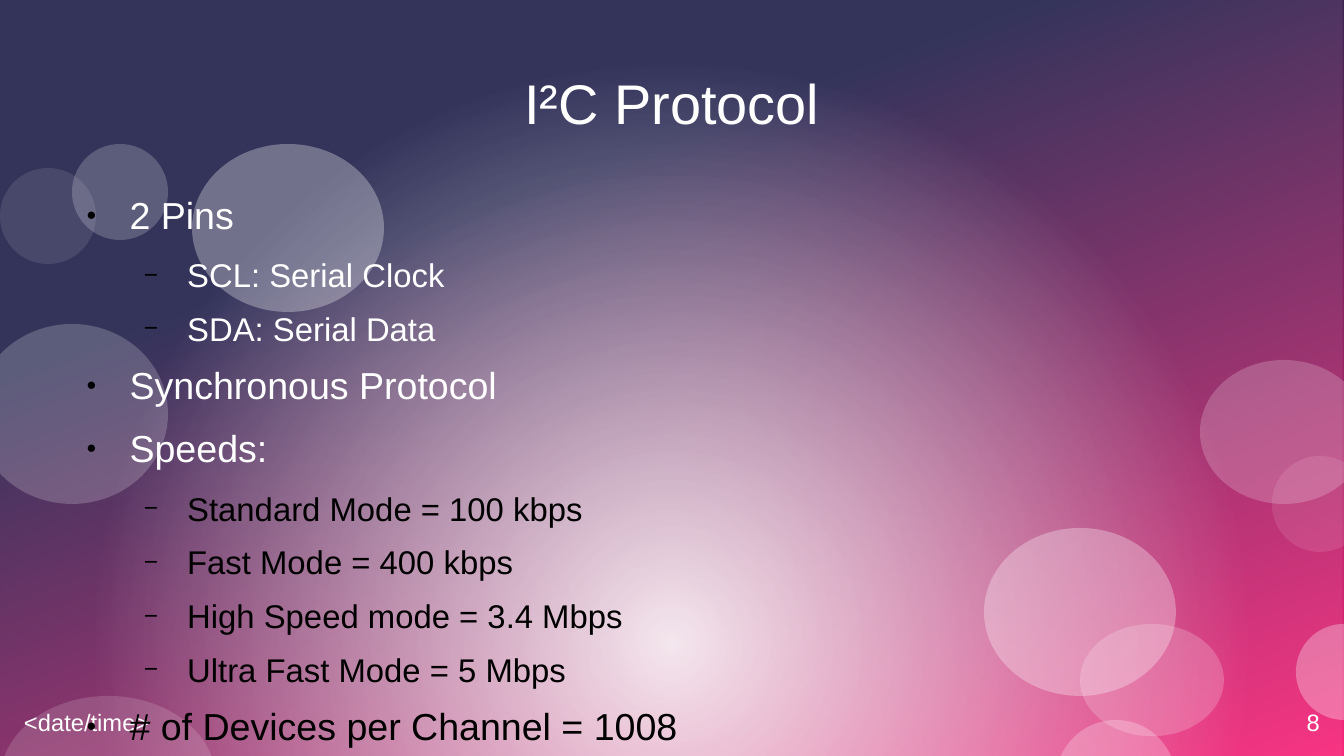
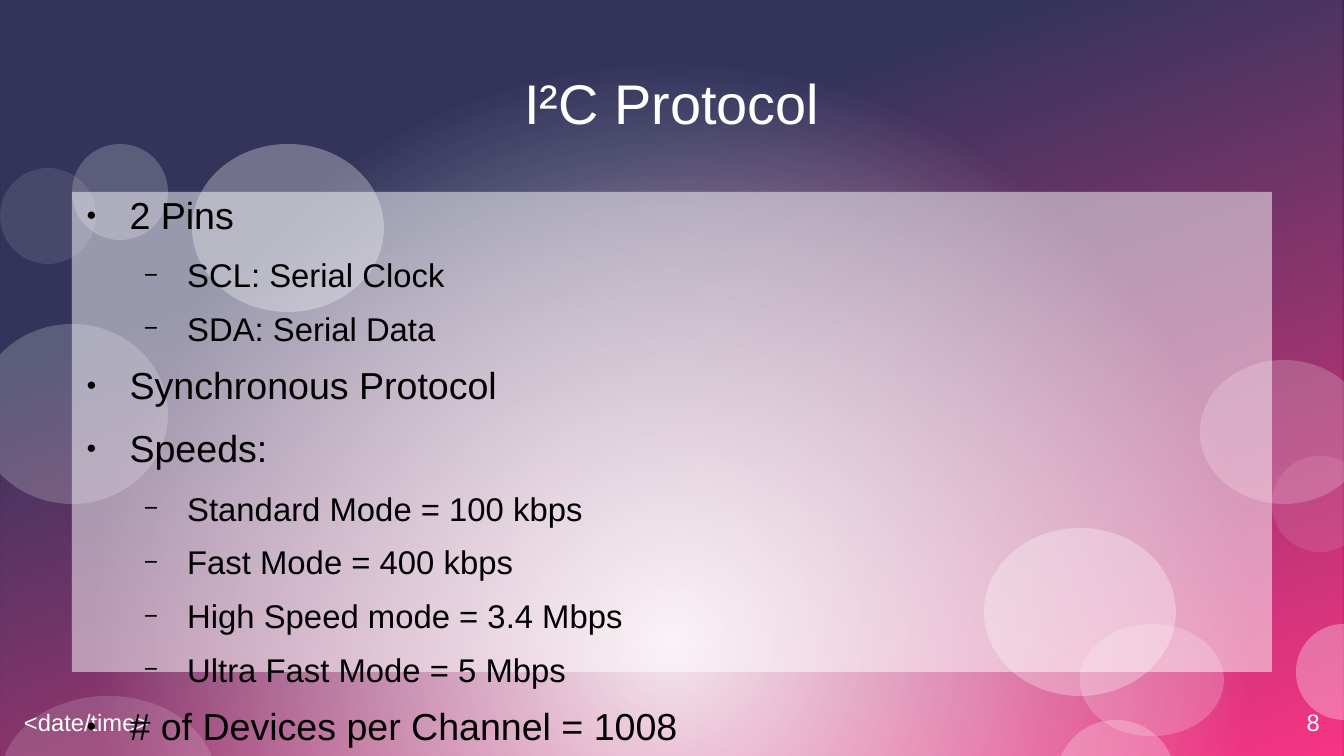
Before and after one commit to sevsev9/iot-workshop-0123, a slide deck: slide 8 of Presentation.odp. Drawn at 1344x756 pixels with LibreOffice and Linux fonts; fonts in the diff are those of the drawing. Boxes give left, top, right and bottom in pixels: in the first picture for what was removed or moved away, otherwise in the second. Text is boxed around its words. In the diff, an @@ line names an element or a change of style, - is before the commit and + after.

Commit message:
updated presentation

```diff
--- a/Presentation.odp
+++ b/Presentation.odp
@@ text "2 Pins": place and size @@
-text "2 Pins" at <box>130,200,678,748</box>
+text "2 Pins" at <box>72,191,1272,672</box>
@@ text "2 Pins" at <box>72,191,1272,672</box>: fill none to #FFFFFF at 50% opacity @@
@@ text at <box>130,202,497,470</box>: text colour #FFFFFF to #000000 in "2 Pins", "SCL: Serial Clock", "SDA: Serial Data", "Synchronous Protocol" and 1 more places @@
```
Also in this commit, not shown: 1 other slide changed, 2 slides added, 4 other files.
